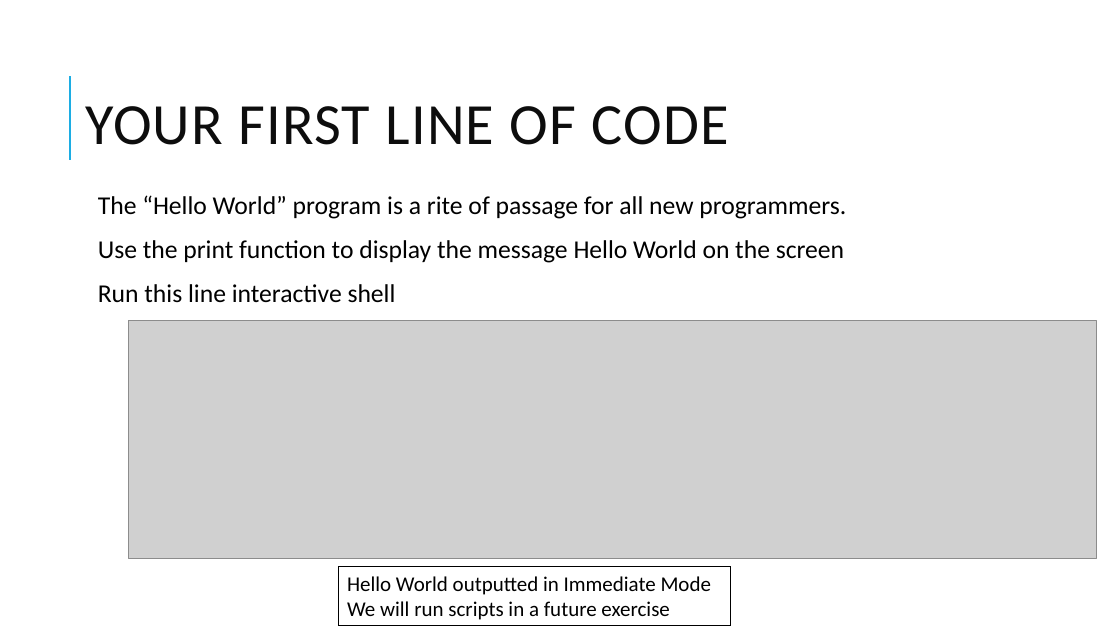
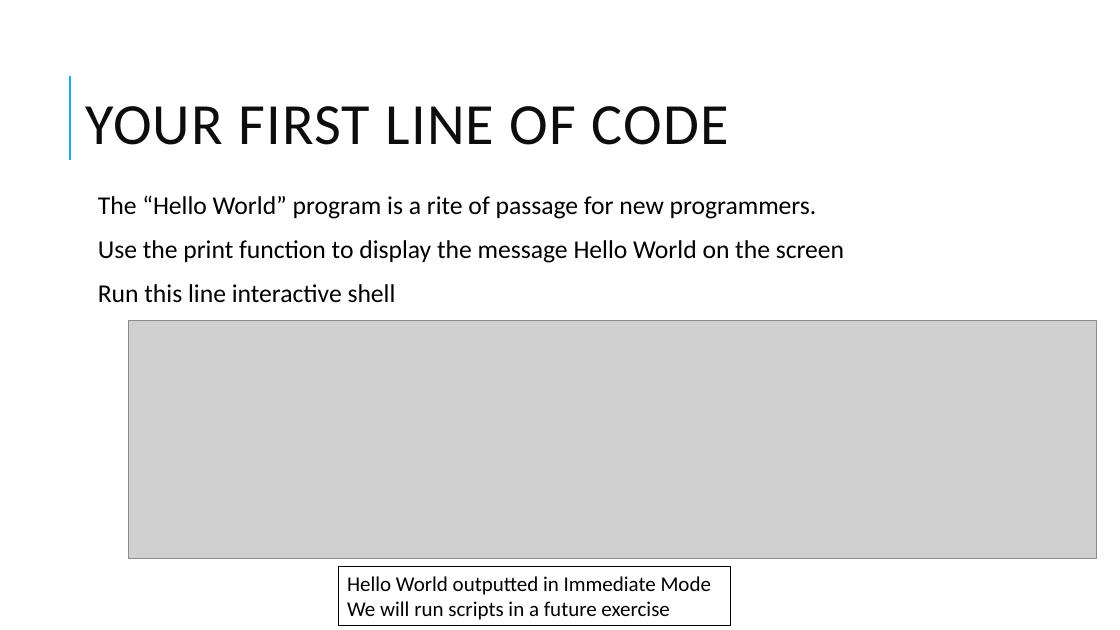
Before and after one commit to eicandanedo/python101, a slide deck: slide 6 of 1. Input Output/Lessons/Introduction to Python 1.pptx. Drawn at 1120x630 pixels with LibreOffice and Linux fonts; fonts in the diff are those of the drawing; grey boxes stand for pictures. Boxes give left, top, right and bottom in pixels: in the first picture for what was removed or moved away, otherwise in the second. Text is boxed around its words. In the diff, an @@ line names an element or a change of style, - is before the commit and + after.

```diff
--- a/1. Input Output/Lessons/Introduction to Python 1.pptx
+++ b/1. Input Output/Lessons/Introduction to Python 1.pptx
@@ text at (98,195,817,219): text changed @@
-  The “Hello World” program is a rite of passage for all new programmers.
+  The “Hello World” program is a rite of passage for new programmers.
```
Also in this commit, not shown: 6 other slides changed, 1 slide removed.
